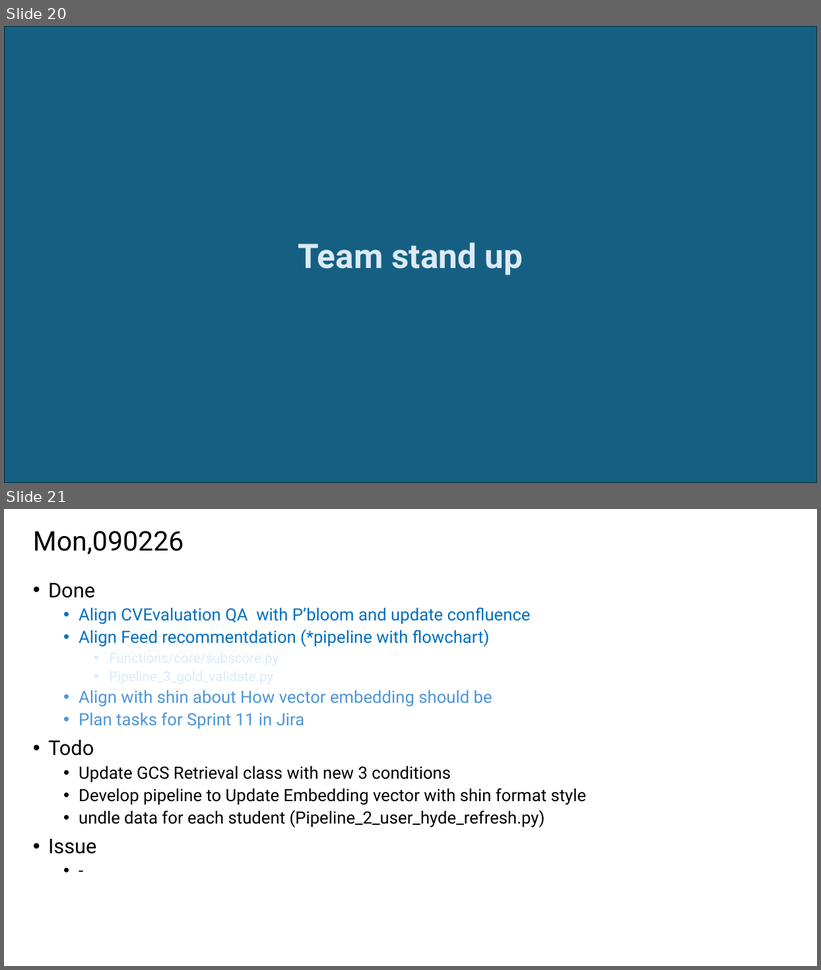
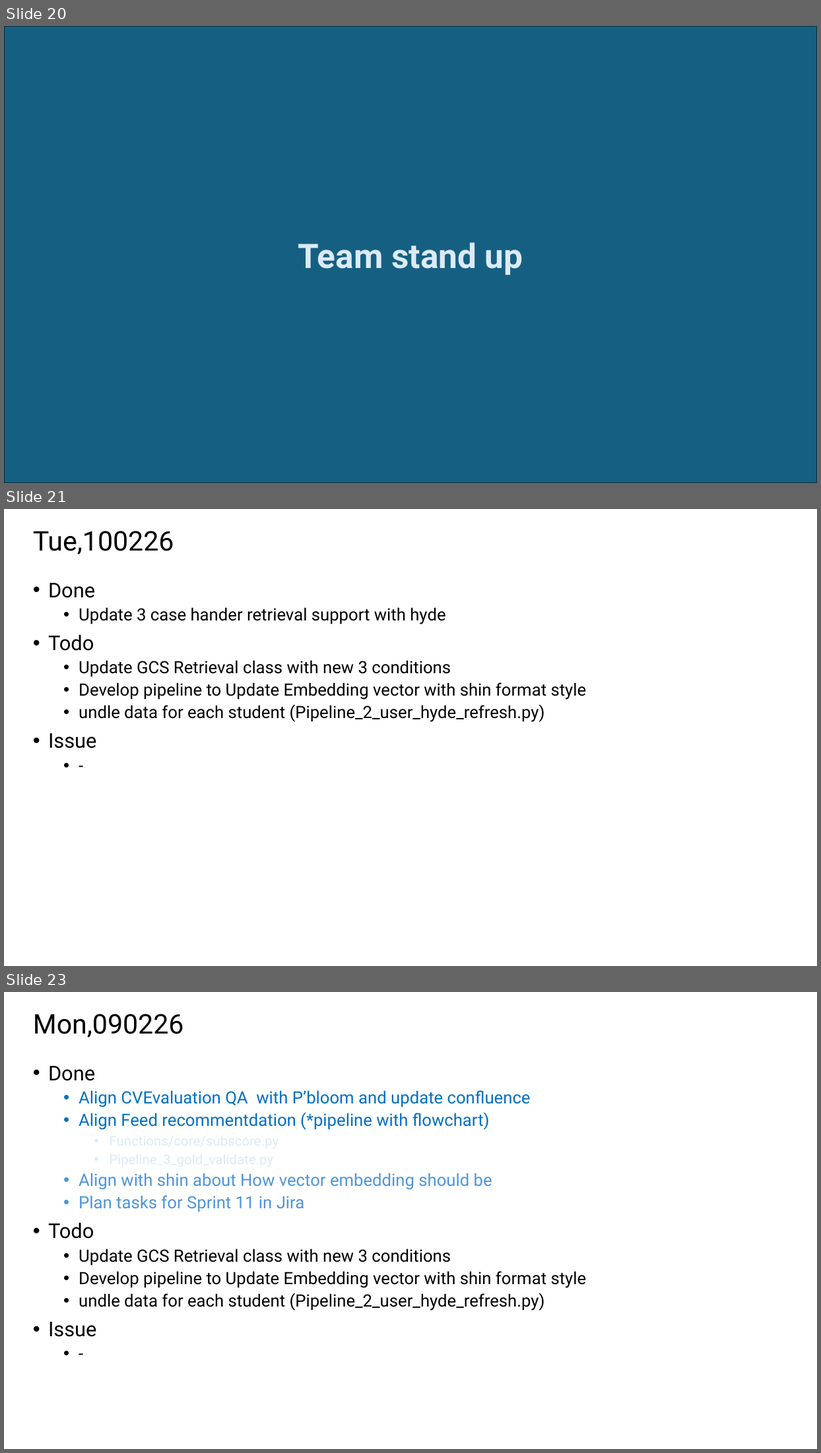
Before and after one commit to TunKedsaro/Hyde, a slide deck: logs/Ghostdeck.pptx. Shown one above the other, each under a label of ours: slides 20 and 21 before the commit, slides 20, 21 and 23 after it; the slides between them are not shown. The pictures are 821x970 and 821x1453 pixels, drawn with LibreOffice and Linux fonts; fonts in the diff are those of the drawing. Boxes give left, top, right and bottom in pixels: in the first picture for what was removed or moved away, otherwise in the second. Text is boxed around its words. In the diff, an @@ line names an element or a change of style, - is before the commit and + after.

```diff
--- a/logs/Ghostdeck.pptx
+++ b/logs/Ghostdeck.pptx
@@ slide 21 added at [4,509,817,966], background #FFFFFF @@
@@ title added at [33,531,174,555], 32 pt, text #000000 @@
+Tue,100226
@@ text added at [48,583,587,749], 20 pt, text #000000 @@
+• Done
+  • Update 3 case hander retrieval support with hyde
+• Todo
+  • Update GCS Retrieval class with new 3 conditions
+  • Develop pipeline to Update Embedding vector with shin format style
+  • undle data for each student (Pipeline_2_user_hyde_refresh.py)
+• Issue
+  • -
@@ what was slide 21 is now slide 23 @@
```
Also in this commit, not shown: 1 other slide added, 5 other files.
